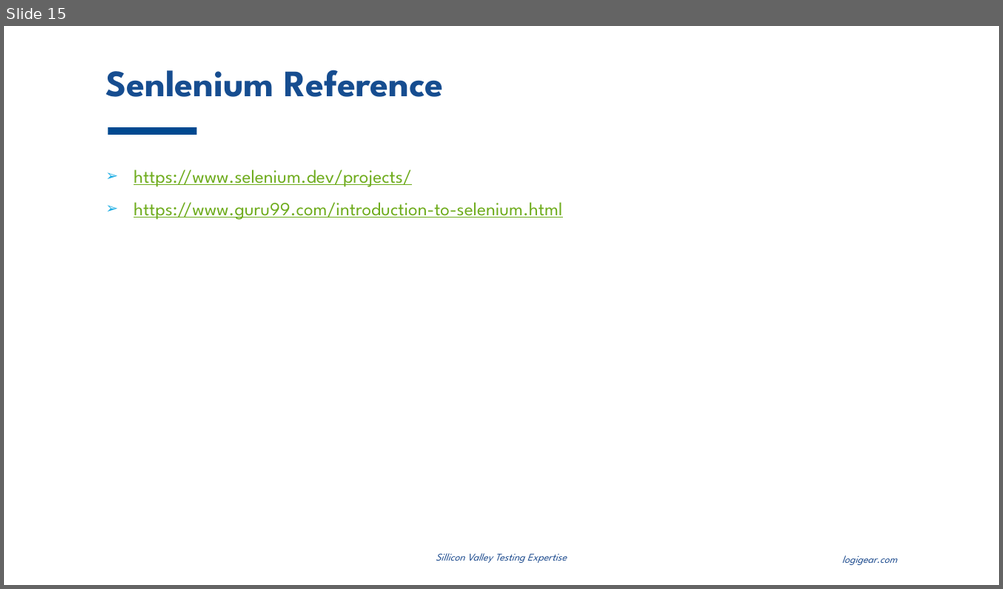
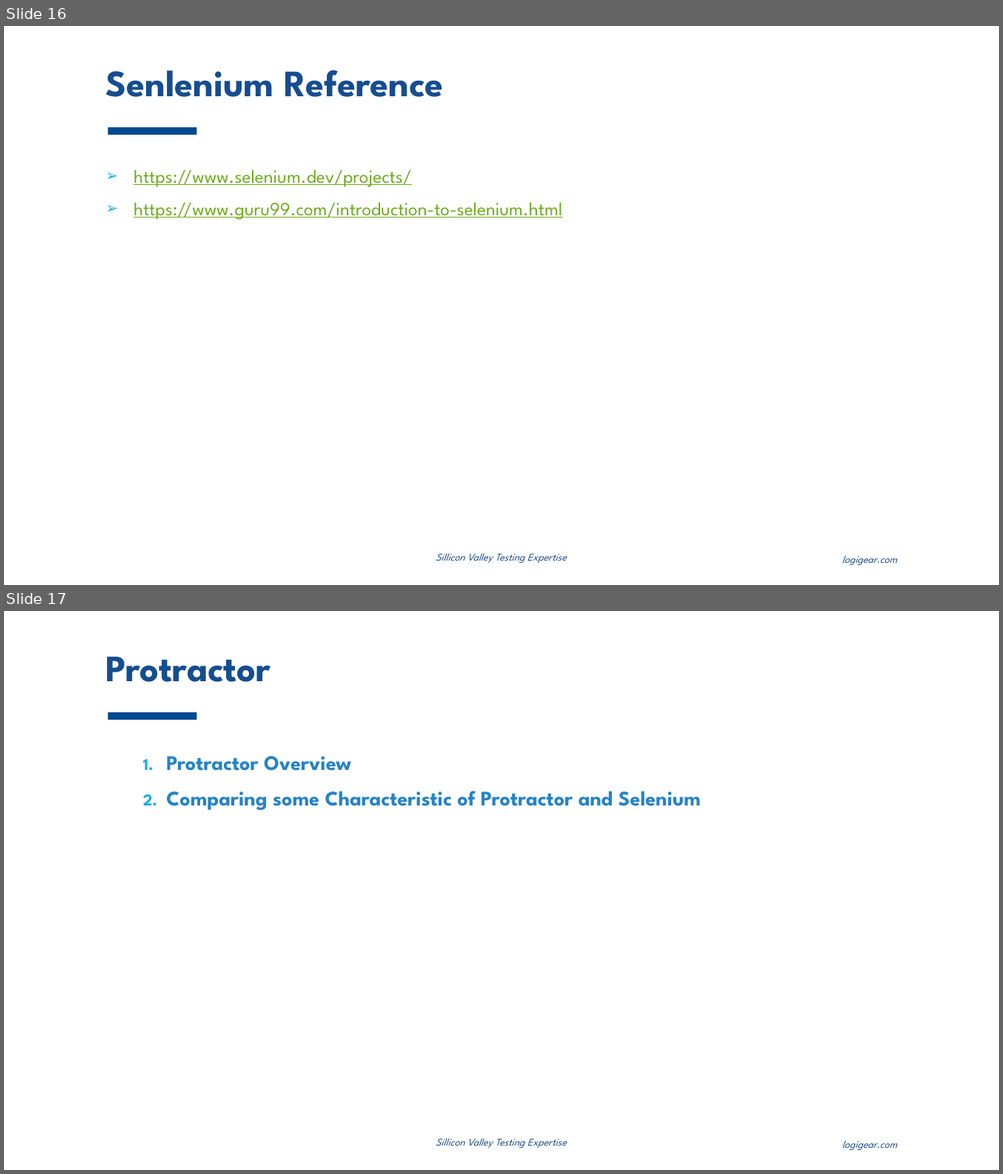
Before and after one commit to thewalldao/ICT_PROTRACTOR, a slide deck: Document/Study_document/inContact.pptx. Shown one above the other, each under a label of ours: slide 15 before the commit, slides 16 and 17 after it. The pictures are 1003x589 and 1003x1174 pixels, drawn with LibreOffice and Linux fonts; fonts in the diff are those of the drawing; background and template pictures are left out. Boxes give left, top, right and bottom in pixels: in the first picture for what was removed or moved away, otherwise in the second. Text is boxed around its words. In the diff, an @@ line names an element or a change of style, - is before the commit and + after.

Commit message:
Update inContact.pptx and ~$Protractor.pptx

```diff
--- a/Document/Study_document/inContact.pptx
+++ b/Document/Study_document/inContact.pptx
@@ slide 17 added at <box>4,611,999,1170</box>, background #FFFFFF; not listed: 3 template elements that a slide beside it also shows @@
@@ title added at <box>105,656,270,682</box>, 36 pt, text #164D90, bold @@
+Protractor
@@ text added at <box>166,756,700,810</box>, 20 pt, text #2683C6, bold @@
+  1. Protractor Overview
+  2. Comparing some Characteristic of Protractor and Selenium
@@ what was slide 15 is now slide 16 @@
```
Also in this commit, not shown: 6 slides changed, 3 other slides added.
